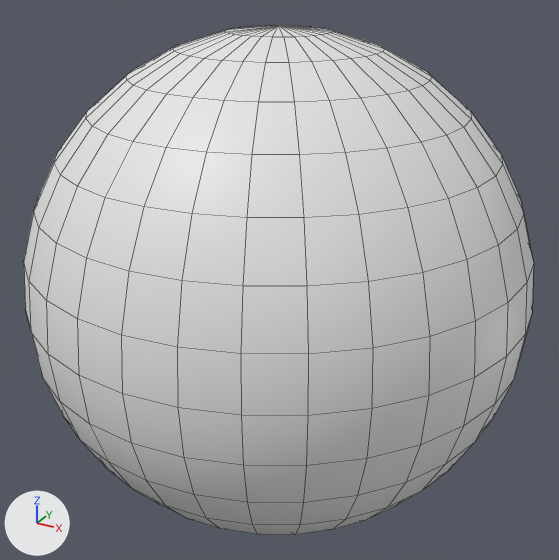
Before and after pictures for a commit that changed the FBX model Assets/3D/sphereInverted.fbx.
Both versions are drawn from a 50 mm lens placed at (1.414, -2.566, 1.283), pointed at (0.003, 0.001, -0.001). The lights are fixed; the arrows at lower left show +X, +Y and +Z. Mesh edges are drawn as thin lines.
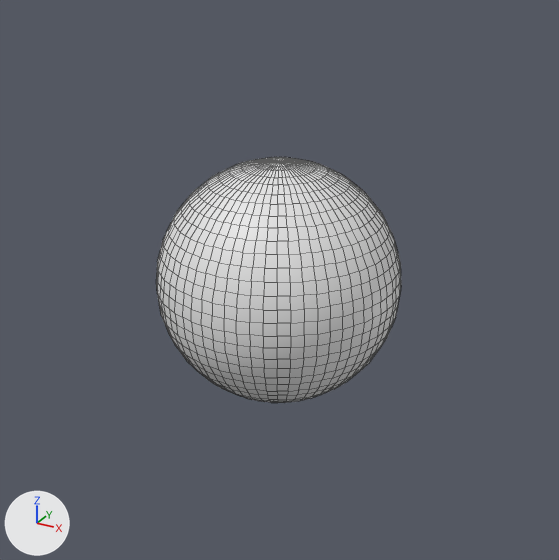
Commit message: Added energy visualizer using inverted fresnel (screen scaling fixed)

Changed parts and their boxes [x1, y1, x2, y2] in the pictures (559 x 560 px):
'Sphere', reshaped, rescaled (52% narrower, 51% shorter): before [24, 26, 534, 534]; after [156, 157, 401, 403]
part 1 of me_sphere, added: after [156, 157, 401, 403]

Diff of the bpy script that builds the scene:
```diff
--- a/Assets/3D/sphereInverted.fbx.py
+++ b/Assets/3D/sphereInverted.fbx.py
@@ me_sphere @@
 # used by ob_sphere; location = (0.0, 0.0, 0.0)
-me_sphere.from_pydata(...)  # 482 vertices, 512 faces; spans x -1.0..1.0, y -1.0..1.0, z -1.0..1.0
+me_sphere.from_pydata(...)  # 1986 vertices, 1984 faces; spans x -1.0..1.0, y -1.0..1.0, z -1.0..1.0
+# me_sphere part 1: 1504 vertices added at x -0.99..0.99, y -0.99..0.99, z -0.99..0.99
 me_sphere.materials.append(mat_sphere)
@@ ob_sphere @@
 ob_sphere.location = (0.0, 0.0, 0.0)
+ob_sphere.scale = (0.5, 0.5, 0.5)
```
